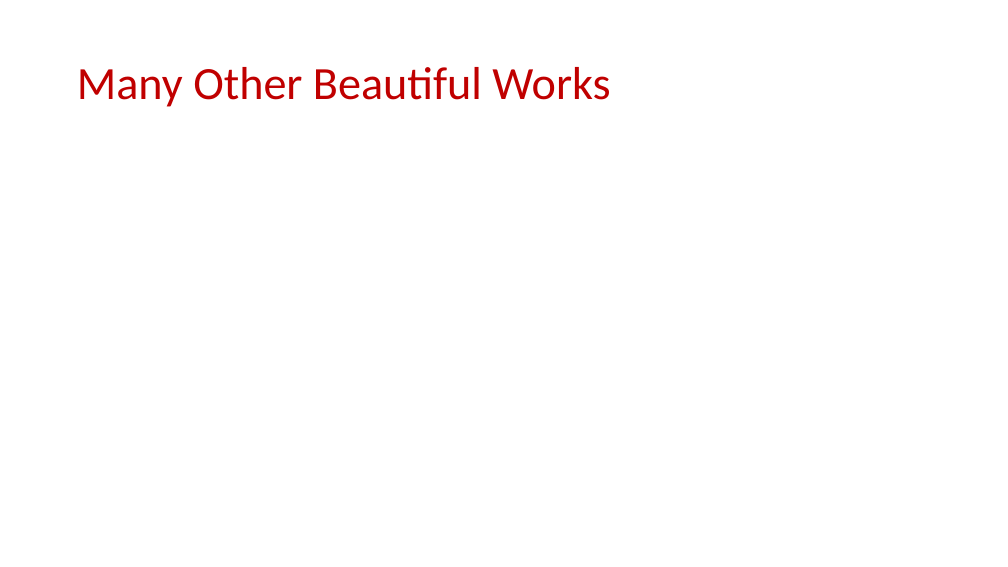
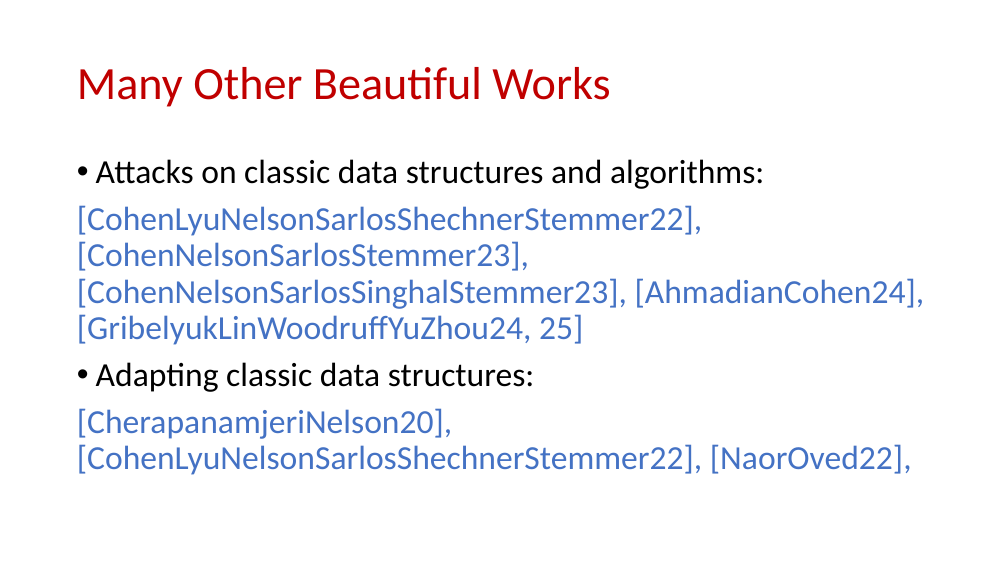
Before and after one commit to samsonzhou/samsonzhou.github.io, a slide deck: slide 56 of other-talks/A Tutorial on Adversarial Robustness.pptx (slide 51 before the commit). Drawn at 1008x567 pixels with LibreOffice and Linux fonts; fonts in the diff are those of the drawing. Boxes give left, top, right and bottom in pixels: in the first picture for what was removed or moved away, otherwise in the second. Text is boxed around its words. In the diff, an @@ line names an element or a change of style, - is before the commit and + after.

```diff
--- a/other-talks/A Tutorial on Adversarial Robustness.pptx
+++ b/other-talks/A Tutorial on Adversarial Robustness.pptx
@@ text added at box(77, 159, 925, 475), 32 pt, text #4472C4 @@
+• Attacks on classic data structures and algorithms:
+[CohenLyuNelsonSarlosShechnerStemmer22], [CohenNelsonSarlosStemmer23], [CohenNelsonSarlosSinghalStemmer23], [AhmadianCohen24], [GribelyukLinWoodruffYuZhou24, 25]
+• Adapting classic data structures:
+[CherapanamjeriNelson20], [CohenLyuNelsonSarlosShechnerStemmer22], [NaorOved22],
```
Also in this commit, not shown: 8 other slides changed, 8 slides added, 2 slides removed, 1 other file.
